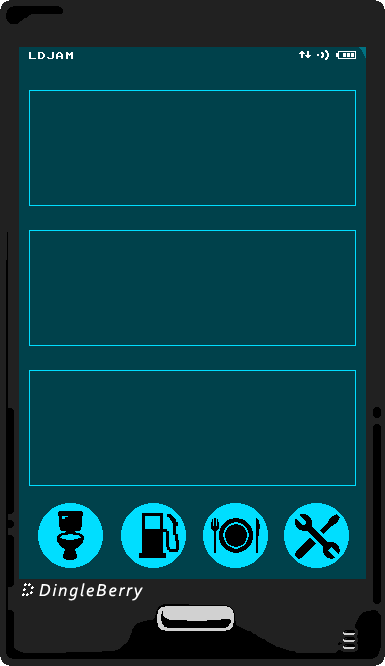
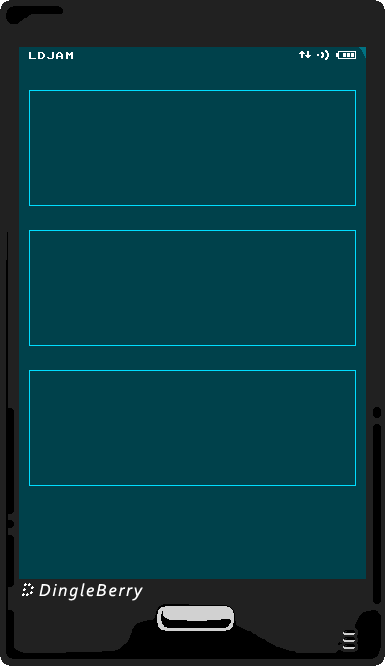
Layer changes from the first w=385, h=666 image to the second:
hid "Layer 7 copy" over box(38, 503, 349, 568)
hid "Layer 7" over box(38, 503, 349, 568)
